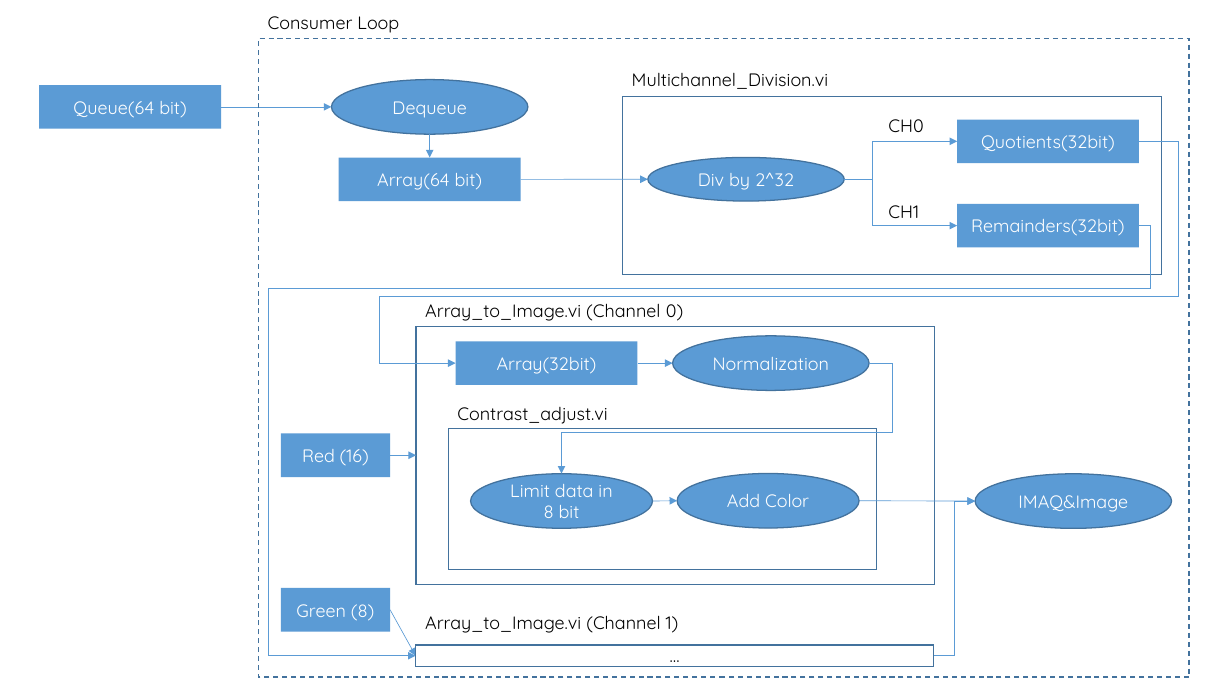
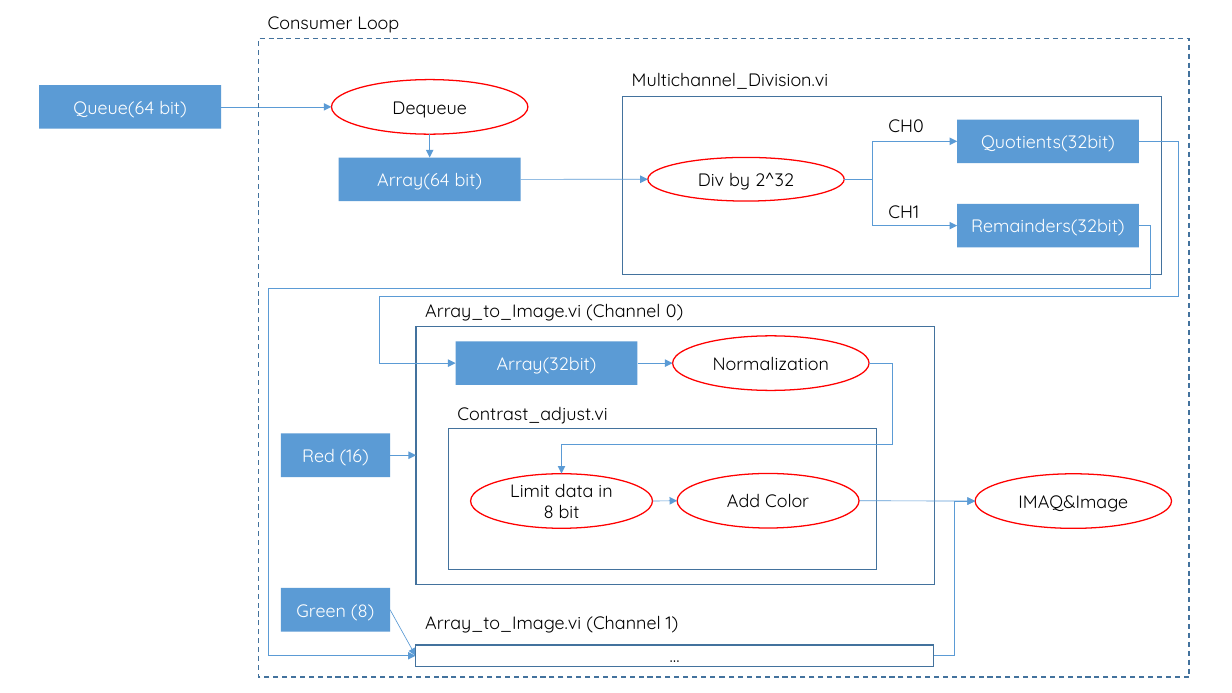
Before and after one commit to Gusy-0626/TPM_Mpil_CUHK, a slide deck: slide 8 of Figures_for_Documentation/TPM_pictures_drawn_in_PPT副本.pptx. Drawn at 1232x693 pixels with LibreOffice and Linux fonts; fonts in the diff are those of the drawing. Boxes give left, top, right and bottom in pixels: in the first picture for what was removed or moved away, otherwise in the second. Text is boxed around its words. In the diff, an @@ line names an element or a change of style, - is before the commit and + after.

```diff
--- a/Figures_for_Documentation/TPM_pictures_drawn_in_PPT副本.pptx
+++ b/Figures_for_Documentation/TPM_pictures_drawn_in_PPT副本.pptx
@@ elbow arrow (870, 363) - (562, 474): route changed @@
@@ text colour #FFFFFF to #000000; fill #5B9BD5 to none; outline #43739E 1 pt to #FF0000 1 pt in 6 elements at bbox=[332, 79, 529, 134], bbox=[648, 157, 845, 201], bbox=[673, 336, 870, 391], bbox=[470, 474, 653, 529], bbox=[975, 474, 1172, 529], bbox=[677, 473, 860, 528] @@
```
Also in this commit, not shown: 1 other file.
